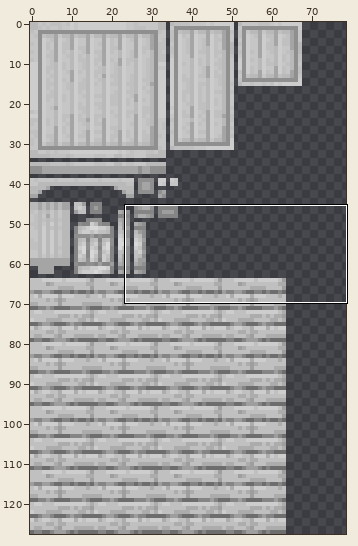
Two versions of one sprite sheet, assets/minecraft/textures/projecteden/decoration/dyeable/wooden_set_1.png. The first picture is a wide view before the edit; the outline marks the close-up.
Close-up. As it was:
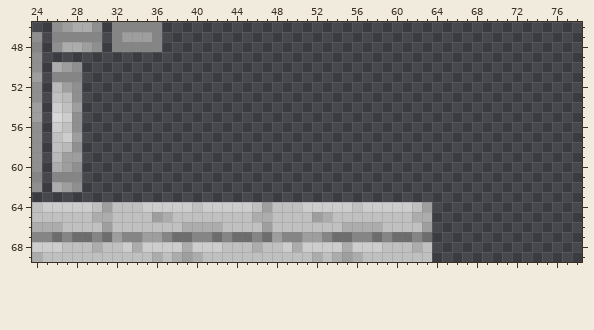
The file is 128x128 pixels. Colours within 5 levels of each other are drawn and written as one. Shown: x 24..78, y 46..69. The wide view leaves out empty margins.
New version:
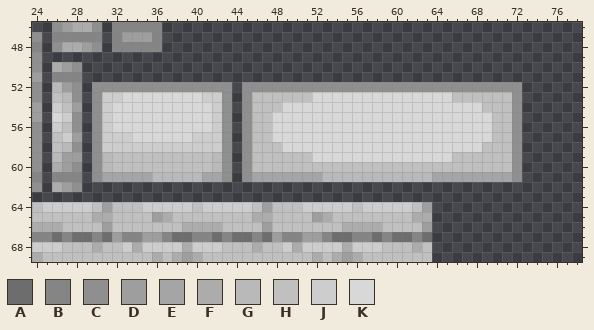
Palette (. is transparent): A #6d6d6d  B #858585  C #8f8f8f  D #9e9e9e  E #a5a5a5  F #acacac  G #b9b9b9  H #c0c0c0  J #cdcdcd  K #d8d8d8
Change:
The edit adds colour C in row 52 at x 30 to 43 and 45 to 72; in rows 53 to 61 at x 30, 43, 45 and 72.
The edit adds colour E in row 61 at x 31 to 35, 41 to 42, 46 to 52 and 64 to 71.
The edit adds colour G in rows 59 to 60 at x 31 and 42; in row 61 at x 36 to 40 and 53 to 63.
The edit adds colour H in row 53 at x 46 to 51 and 66 to 71; in row 54 at x 46 to 48 and 69 to 71; in rows 55 to 57 at x 46 to 47 and 70 to 71; in row 58 at x 46 to 48 and 69 to 71; in row 59 at x 32 to 41, 46 to 51 and 66 to 71; in row 60 at x 32 to 41 and 46 to 71.
The edit adds colour J in row 53 at x 31 to 32 and 41 to 42; in rows 54 to 56 at x 31 and 42; in row 57 at x 31 to 33 and 40 to 42; in row 58 at x 31 to 42.
The edit adds colour K in row 53 at x 33 to 40 and 52 to 65; in row 54 at x 32 to 41 and 49 to 68; in rows 55 to 56 at x 32 to 41 and 48 to 69; in row 57 at x 34 to 39 and 48 to 69; in row 58 at x 49 to 68; in row 59 at x 52 to 65.
